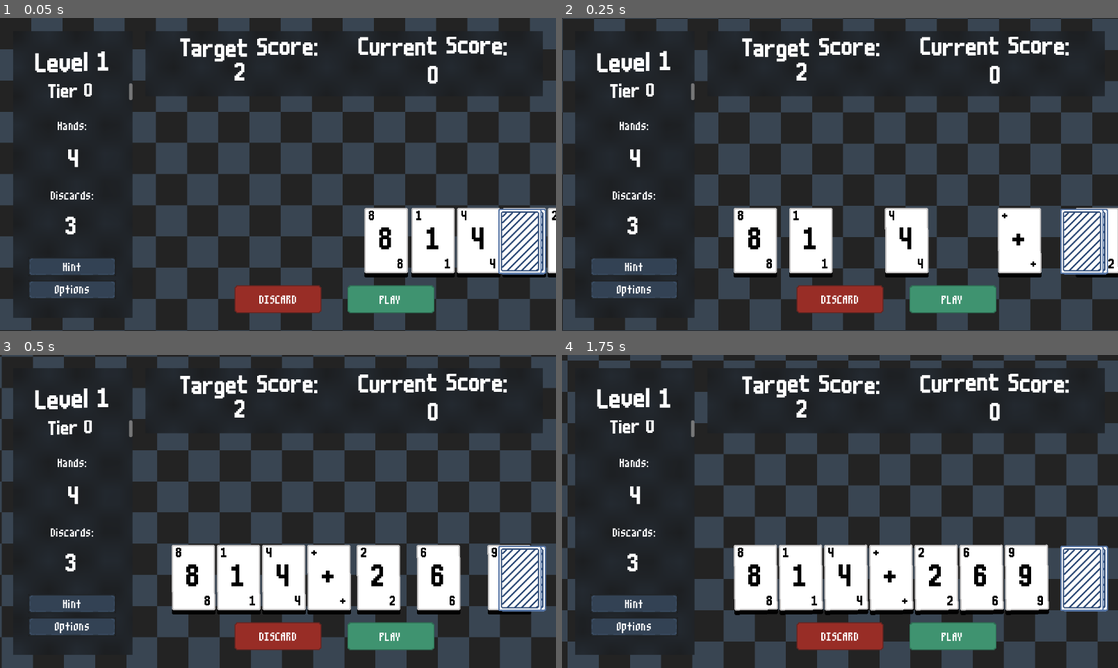
Above: before the commit, frames 1-4 (two rows, left to right).
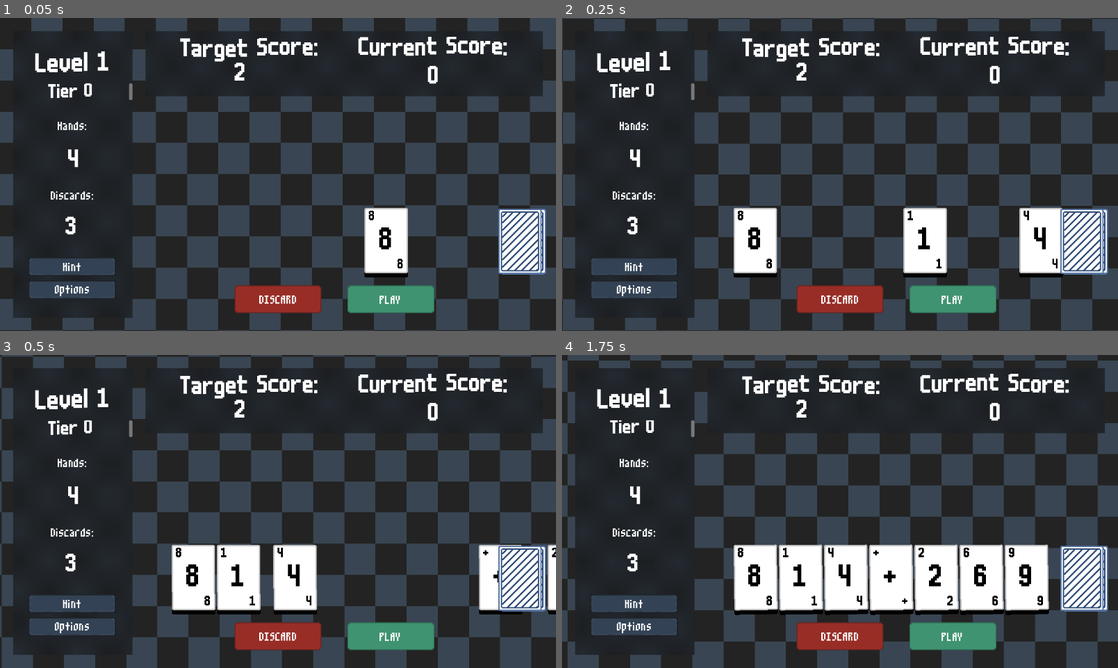
Above: after the commit, the same moments.

Repository: hd2802/stack-demon
Game: Godot game, scene res://_Scenes/LevelRunner/level_runner.tscn
Two runs of this game, one before a commit and one after it. Both use one fixed random seed, a clock stepped at 60 frames per second and the inputs below.
Inputs:
- Up to frame 1 (0.05 s): no input
- Up to frame 2 (0.25 s): no input
- Up to frame 3 (0.5 s): no input
- Up to frame 4 (1.75 s): click "DISCARD" at 0.5 s; click "PLAY" at 1.25 s

The runs differ from the first frame. In frame 1, 3.8% of the frame differs, in the area x 74-100%, y 60-83%; in frame 2, 5.8%; in frame 3, 6.6%, in the area x 47-100%, y 60-83%; in frame 4, nothing differs.

Commit message:
feat: add card draw sound

Diff:
--- a/_Scenes/Level/level.tscn
+++ b/_Scenes/Level/level.tscn
@@ -1,6 +1,7 @@
-[gd_scene load_steps=15 format=3 uid="uid://dipmb0ce8ps10"]
+[gd_scene load_steps=16 format=3 uid="uid://dipmb0ce8ps10"]
 
 [ext_resource type="Script" uid="uid://dpj2pujktnhu3" path="res://_Scripts/Level/Level/level.gd" id="1_er2o0"]
+[ext_resource type="AudioStream" uid="uid://cgvk05f2qyd31" path="res://Assets/SoundFX/96127__bmaczero__contact1.wav" id="2_gfncb"]
 [ext_resource type="Shader" uid="uid://dsrjx5fwwsmio" path="res://Resources/Shaders/goopy.gdshader" id="2_vw5s3"]
 [ext_resource type="Shader" uid="uid://dh00vr0itc8wv" path="res://Resources/Shaders/blur.gdshader" id="3_vw5s3"]
 [ext_resource type="Theme" uid="uid://dltx8n0ryx35r" path="res://Resources/Themes/level_title.tres" id="4_5phq7"]
@@ -30,6 +31,11 @@
 [node name="Level" type="Node2D"]
 script = ExtResource("1_er2o0")
 
+[node name="AudioContainer" type="Node" parent="."]
+
+[node name="DrawCard" type="AudioStreamPlayer2D" parent="AudioContainer"]
+stream = ExtResource("2_gfncb")
+
 [node name="MainBackground" type="ColorRect" parent="."]
 material = SubResource("ShaderMaterial_6fxwj")
 offset_right = 1280.0
@@ -51,6 +57,7 @@
 offset_bottom = 180.0
 
 [node name="TargetLabel" type="RichTextLabel" parent="TargetBar"]
+layout_mode = 0
 offset_left = 80.0
 offset_top = 16.0
 offset_right = 399.0
@@ -62,6 +69,7 @@
 vertical_alignment = 1
 
 [node name="CurrentScore" type="RichTextLabel" parent="TargetBar"]
+layout_mode = 0
 offset_left = 490.0
 offset_top = 13.0
 offset_right = 835.0
--- a/_Scripts/Level/GameLogic/play_area.gd
+++ b/_Scripts/Level/GameLogic/play_area.gd
@@ -19,14 +19,23 @@
 signal hand_discarded()
 signal scored(sc : int)
 
+var card_draw_audio
+
 var cards_added : int = 0
 
 func _ready():
+	card_draw_audio = $"../AudioContainer/DrawCard"
 	hand = self.get_node("Hand")
 	e_zone = self.get_node("EvaluationZone")
+	await draw_initial_cards()
+
+	calculator = Calculator.new()
+
+func draw_initial_cards():
 	for i in range(0, HAND_SIZE):
 		add_card()
-	calculator = Calculator.new()
+		card_draw_audio.play()
+		await get_tree().create_timer(0.1).timeout
 
 # -----------------------------------------------------------------------------
 
@@ -40,7 +49,7 @@
 	hand.add_child(new_card)
 	current_hand.push_back(new_card)
 
-	var delay_time = cards_added * 0.1
+	var delay_time = cards_added * 0.075
 	cards_added += 1
 
 	var start_position = Vector2(500, 75)
@@ -53,6 +62,7 @@
 
 	tween.set_trans(Tween.TRANS_QUART)
 	tween.tween_property(sprite, "position", final_position, 0.25 + delay_time)
+	card_draw_audio.play()
 
 # -----------------------------------------------------------------------------
 
Not shown, removed: Assets/SoundFX/240777__f4ngy__dealing-card.wav.import
Not shown, removed: Assets/SoundFX/39562__the_bizniss__mouse-click.wav.import
Not shown, removed: Assets/SoundFX/421581__uberbosser__wkey.wav.import
Not shown, removed: Assets/SoundFX/450282__stu556__mechanical-keyboard-typing-treble-version.wav.import
Not shown, removed: Assets/SoundFX/773604__kreha__smallclick.wav.import
Not shown, removed: Assets/SoundFX/788932__mediasaur__key_press.wav.import
Not shown, removed: Assets/SoundFX/789629__sadiquecat__keychron-k10-enter.wav.import
Not shown, removed: Assets/SoundFX/789630__sadiquecat__keychron-k10-space_bar.wav.import
Not shown, changed: Assets/SoundFX/96127__bmaczero__contact1.wav.import
Not shown, removed: Assets/SoundFX/240777__f4ngy__dealing-card.wav
Not shown, removed: Assets/SoundFX/39562__the_bizniss__mouse-click.wav
Not shown, removed: Assets/SoundFX/421581__uberbosser__wkey.wav
(and 6 more such lines)
